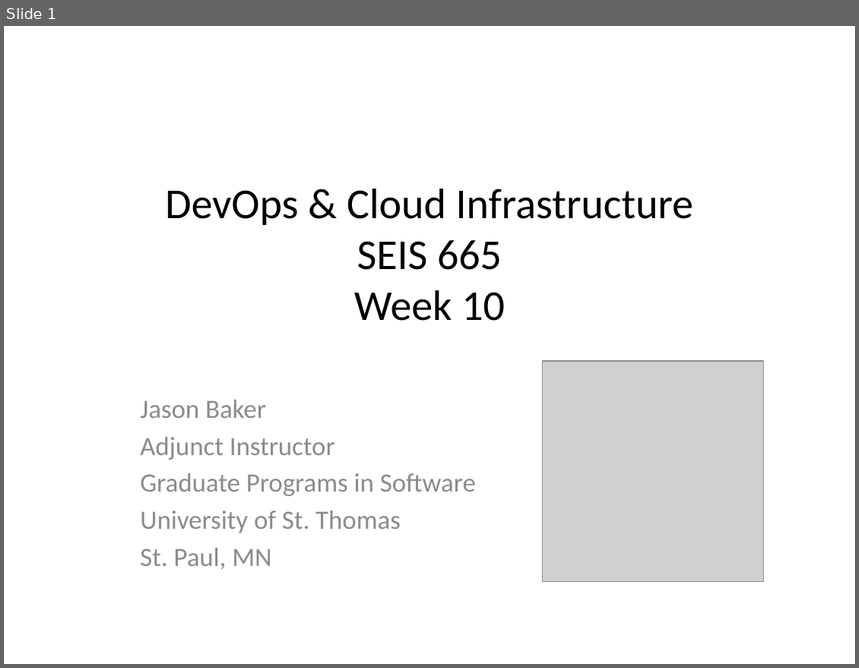
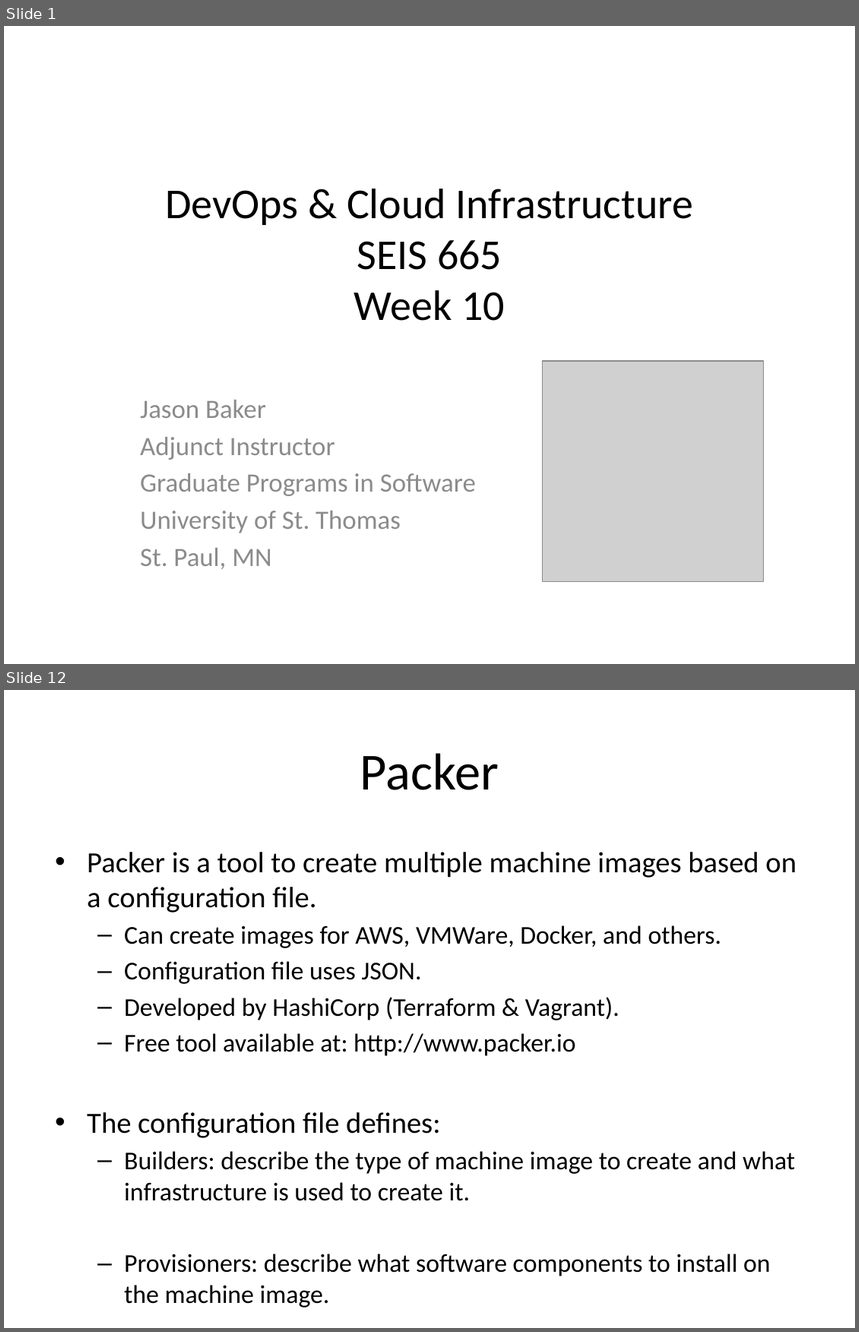
Before and after one commit to jasondbaker/infrastructure-class, a slide deck: lectures/infrastructure-week-10.pptx. Shown one above the other, each under a label of ours: slide 1 before the commit, slides 1 and 12 after it; the slides between them are not shown. The pictures are 859x668 and 859x1332 pixels, drawn with LibreOffice and Linux fonts; fonts in the diff are those of the drawing; grey boxes stand for pictures. Boxes give left, top, right and bottom in pixels: in the first picture for what was removed or moved away, otherwise in the second. Text is boxed around its words. In the diff, an @@ line names an element or a change of style, - is before the commit and + after.

```diff
--- a/lectures/infrastructure-week-10.pptx
+++ b/lectures/infrastructure-week-10.pptx
@@ slide 12 added at (4,690,855,1328), background #FFFFFF @@
@@ title added at (360,753,499,790), 44 pt, text #000000 @@
+Packer
@@ text added at (87,852,797,1273), 21.7 pt, text #000000 @@
+• Packer is a tool to create multiple machine images based on a configuration file.
+  – Can create images for AWS, VMWare, Docker, and others.
+  – Configuration file uses JSON.
+  – Developed by HashiCorp (Terraform & Vagrant).
+  – Free tool available at: http://www.packer.io
+• The configuration file defines:
+  – Builders: describe the type of machine image to create and what infrastructure is used to create it.
+  – Provisioners: describe what software components to install on the machine image.
```
Also in this commit, not shown: 1 slide changed, 10 other slides added, 1 other file.
